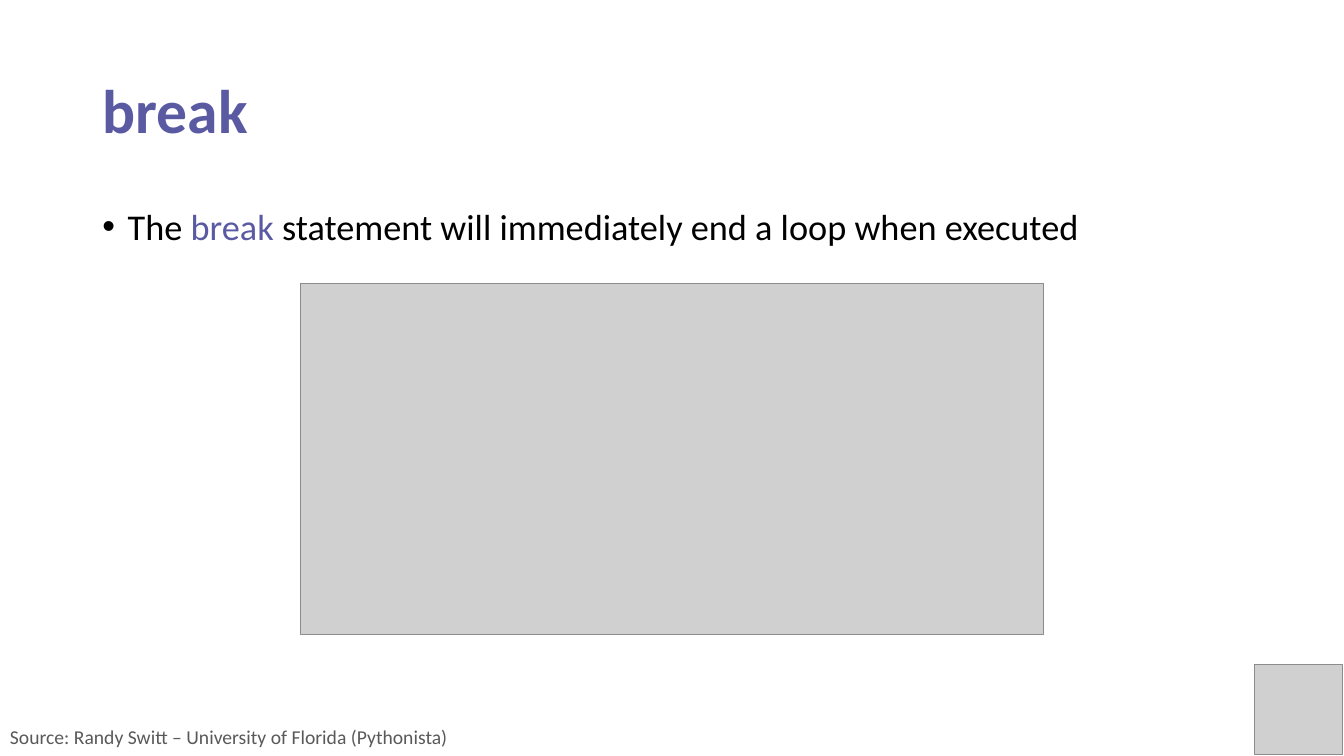
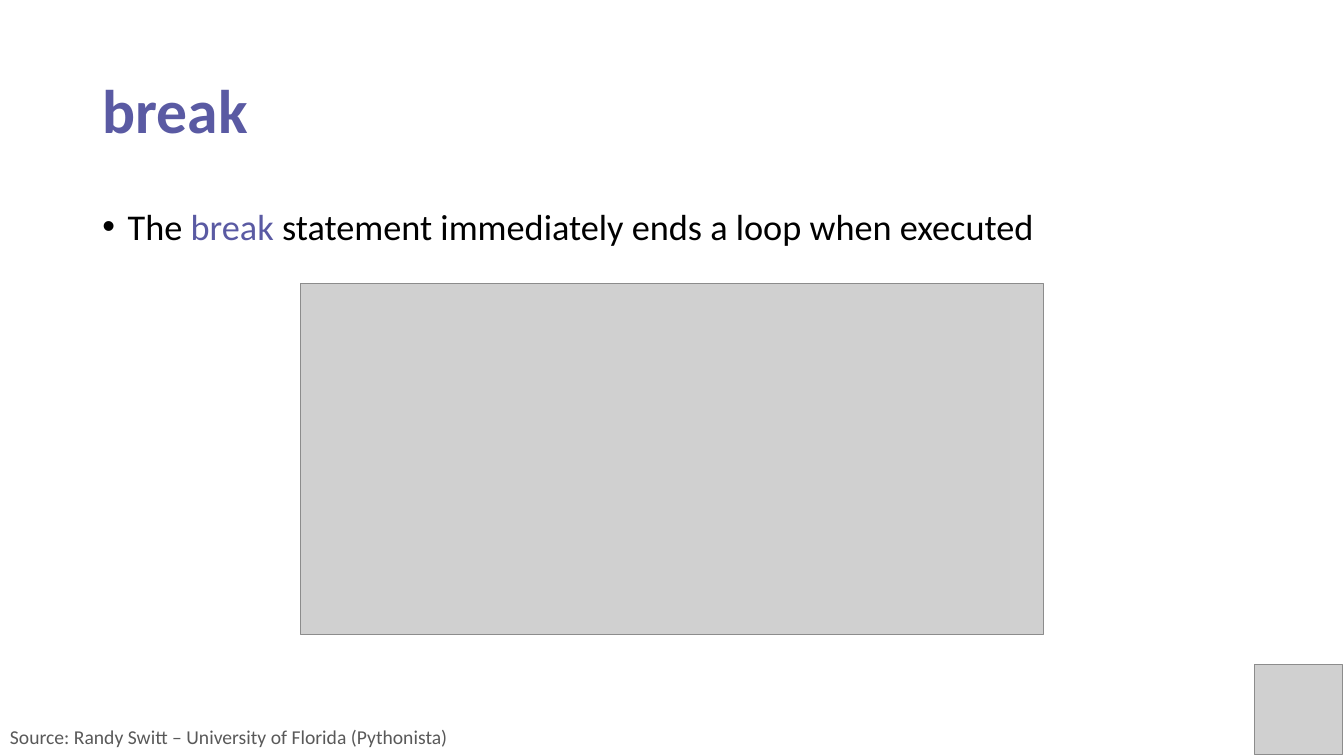
Before and after one commit to PracticumAI/python, a slide deck: slide 6 of presentations/03.1_loops.pptx (slide 4 before the commit). Drawn at 1344x756 pixels with LibreOffice and Linux fonts; fonts in the diff are those of the drawing; grey boxes stand for pictures. Boxes give left, top, right and bottom in pixels: in the first picture for what was removed or moved away, otherwise in the second. Text is boxed around its words. In the diff, an @@ line names an element or a change of style, - is before the commit and + after.

```diff
--- a/presentations/03.1_loops.pptx
+++ b/presentations/03.1_loops.pptx
@@ text at bbox=[128, 214, 1034, 246]: text changed @@
-• The break statement will immediately end a loop when executed
+• The break statement immediately ends a loop when executed
```
Also in this commit, not shown: 5 other slides changed, 4 slides added, 3 other files.
